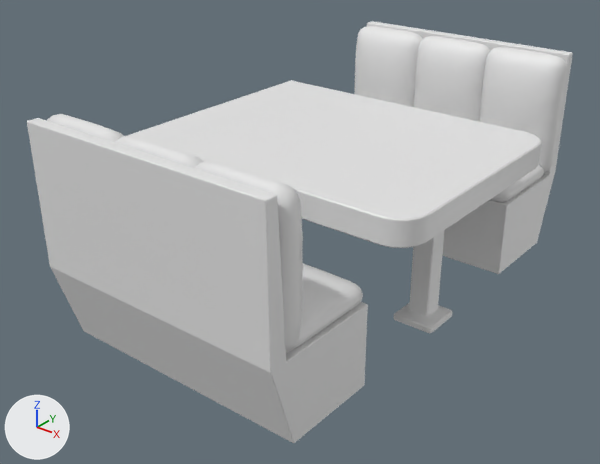
The Blender file Models/breakfast with my son.blend, before and after one commit.
Rendered twice from a camera (50 mm lens) standing at (4.5, -6.2, 4.29) and looking at (-0.17, -0.37, 0.67). Every picture has the same lights, and +X, +Y and +Z are marked at lower left.

Before the edit, the objects in view are built like this:
```python
ob_chair = bpy.data.objects.new('chair', me_cube_006)
ob_chair.location = (-0.036, -1.7, 0.973)
ob_chair.rotation_euler = (0.0, 0.0, 3.142)  # degrees (0, 0, 180)
ob_chair2 = bpy.data.objects.new('chair2', me_cube_006)
ob_chair2.location = (-0.043, 1.72, 0.973)
ob_chair2_back = bpy.data.objects.new('chair2 back', me_cube_007)
ob_chair2_back.location = (-0.916, 2.209, 0.888)
ob_chair2_back.scale = (1.0, 0.653, 1.06)
ob_chair2_seat = bpy.data.objects.new('chair2 seat', me_cube_008)
ob_chair2_seat.location = (-0.91, 2.134, 0.795)
ob_chair_back = bpy.data.objects.new('chair back', me_cube_001)
ob_chair_back.location = (0.85, -2.189, 0.888)
ob_chair_back.rotation_euler = (0.0, 0.0, 3.142)  # degrees (0, 0, 180)
ob_chair_back.scale = (1.0, 0.653, 1.06)
ob_chair_seats = bpy.data.objects.new('chair seats', me_cube_002)
ob_chair_seats.location = (0.824, -2.114, 0.795)
ob_chair_seats.rotation_euler = (0.0, 0.0, 3.142)  # degrees (0, 0, 180)
ob_table = bpy.data.objects.new('table', me_cube)
ob_table.location = (0.0, 0.0, 1.488)
```
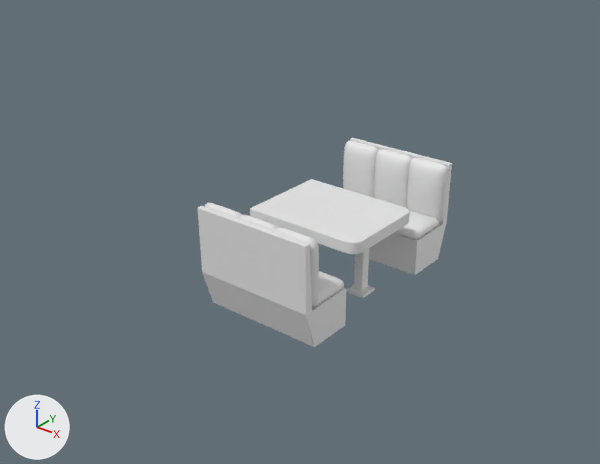
Where the newer file only moved an object's origin or applied its transform, the numbers keep the older frame.

The change in detail:
me_cube is used by ob_table; location (0.0, 0.0, 1.488).
me_cube had 72 vertices, 54 faces and spanned x -1.62..1.62, y -1.28..1.27, z -1.5..0.13.
me_cube now has 72 vertices, 54 faces and spans x -1.42..1.22, y -1.02..1.02, z -1.5..0.13.
me_cube part 1: the loose piece of 24 vertices spanning x 0.79..1.37, y -0.29..0.29, z -1.5..0.08 is moved by (-0.4, 0.0, 0.0).
me_cube part 2: 24 of 72 vertices moved; they spanned x -1.62..1.62, y -1.28..1.27, z -0.13..0.13 and now span x -1.42..1.22, y -1.02..1.02, z -0.13..0.13; mean shift (-0.3, 0.0, 0.0); largest move (1.36, -1.28, -0.13) -> (0.96, -1.02, -0.13).
me_cube_006 has 16 vertices, 14 faces and spans x -1.29..1.29, y -0.44..0.8, z -1.0..1.17.
me_cube_006 is used by ob_chair2; location (-0.043, 1.72, 0.973).
me_cube_006 part 3: the whole mesh is moved by (0.0, 0.0, 0.01).
me_cube_007 has 483 vertices, 456 faces and spans x -0.45..2.23, y -0.29..0.27, z -0.08..1.2.
me_cube_007 is used by ob_chair2_back; location (-0.916, 2.209, 0.888); scale (1.0, 0.653, 1.06).
me_cube_007 part 4: the whole mesh is scaled about its middle by (0.5, 0.5, 0.506), then moved by (-0.03, -1.67, -0.67).
me_cube_001 has 483 vertices, 456 faces and spans x -0.45..2.23, y -0.29..0.27, z -0.08..1.2.
me_cube_001 is used by ob_chair_back; location (0.85, -2.189, 0.888); rotation (0.0, 0.0, 3.142), in degrees (0, 0, 180); scale (1.0, 0.653, 1.06).
me_cube_001 part 5: the whole mesh is scaled about its middle by (0.5, 0.5, 0.506), then moved by (0.02, -1.69, -0.67).
Object 'table' (ob_table) moves from (0.0, 0.0, 1.488) to (-0.014, 0.014, 0.759).
Object 'table' (ob_table) is rescaled from (1.0, 1.0, 1.0) to (0.5, 0.5, 0.5).
Object 'chair2' (ob_chair2) moves from (-0.043, 1.72, 0.973) to (-0.063, 0.874, 0.502).
Object 'chair2' (ob_chair2) is rescaled from (1.0, 1.0, 1.0) to (0.5, 0.5, 0.5).
Object 'chair2 seat' (ob_chair2_seat) moves from (-0.91, 2.134, 0.795) to (-0.497, 1.081, 0.412).
Object 'chair2 seat' (ob_chair2_seat) is rescaled from (1.0, 1.0, 1.0) to (0.5, 0.5, 0.5).
Object 'chair' (ob_chair) moves from (-0.036, -1.7, 0.973) to (-0.06, -0.836, 0.502).
Object 'chair' (ob_chair) is rescaled from (1.0, 1.0, 1.0) to (0.5, 0.5, 0.5).
Object 'chair seats' (ob_chair_seats) moves from (0.824, -2.114, 0.795) to (0.37, -1.043, 0.412).
Object 'chair seats' (ob_chair_seats) is rescaled from (1.0, 1.0, 1.0) to (0.5, 0.5, 0.5).

Pixel boxes (x1, y1, x2, y2) of what changed, in the pictures (600 x 464 px; the box of a moved part takes in the faces that stretch with it):
'chair', moved, rescaled (56% narrower, 56% shorter)
    before: (27, 118, 368, 443)
    after: (198, 206, 346, 347)
'table', reshaped, moved, rescaled (61% narrower, 53% shorter)
    before: (127, 80, 542, 333)
    after: (250, 179, 410, 298)
'chair2 back', mesh rescaled (50% narrower, 44% shorter)
    before: (354, 26, 566, 172)
    after: (343, 141, 448, 222)
'chair2', moved, rescaled (50% narrower, 46% shorter)
    before: (367, 21, 573, 274)
    after: (350, 138, 452, 275)
'chair back', mesh rescaled (55% narrower, 57% shorter)
    before: (47, 114, 303, 353)
    after: (205, 203, 319, 306)
'chair seats', moved, rescaled (53% narrower, 57% shorter)
    before: (294, 263, 363, 349)
    after: (312, 271, 344, 307)
'chair2 seat', moved, rescaled
    before: (490, 165, 544, 202)
    after: (394, 211, 440, 240)
part 1 of me_cube, moved or reshaped
    before: (394, 231, 453, 333)
    after: (347, 248, 375, 298)
part 2 of me_cube, moved or reshaped
    before: (127, 80, 542, 248)
    after: (250, 179, 410, 254)
part 3 of me_cube_006, moved or reshaped
    before: (27, 21, 573, 373)
    after: (198, 138, 452, 315)
